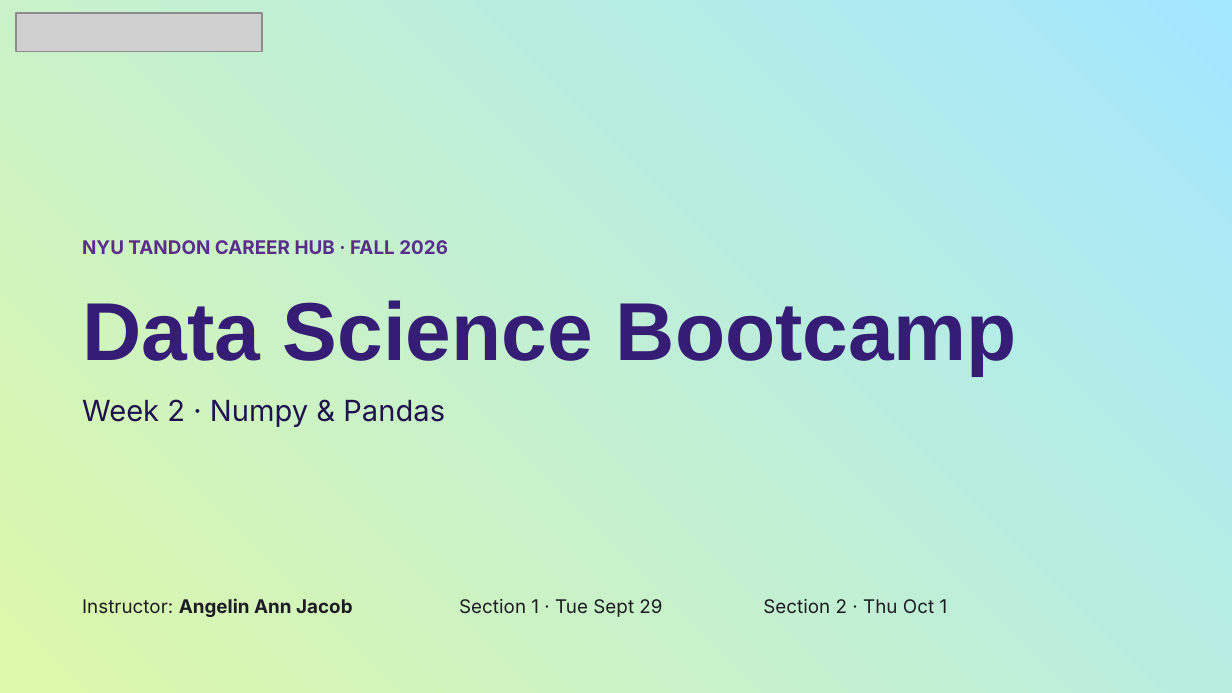
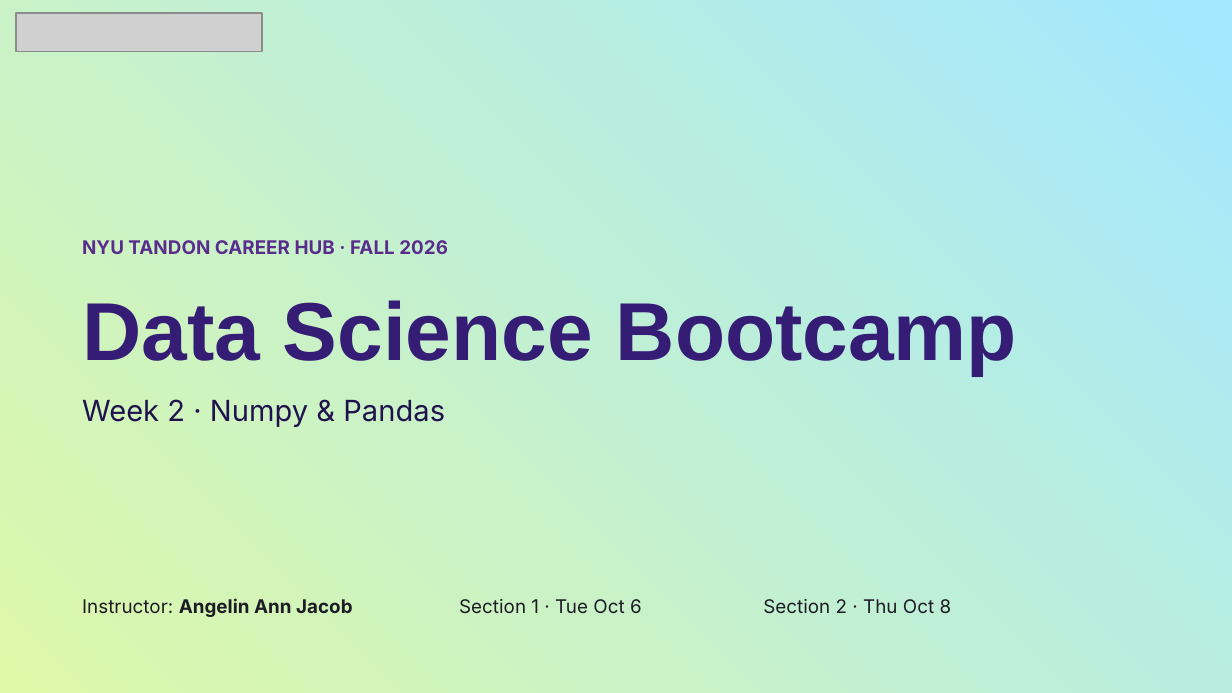
Before and after one commit to angelin-jacob/NYU-Tandon-Career-Hub-Fall-2026-Data-Science-Bootcamp, a slide deck: slide 1 of Week_2/Slides/Week 2.pptx. Drawn at 1232x693 pixels with LibreOffice and Linux fonts; fonts in the diff are those of the drawing; grey boxes stand for pictures. Boxes give left, top, right and bottom in pixels: in the first picture for what was removed or moved away, otherwise in the second. Text is boxed around its words. In the diff, an @@ line names an element or a change of style, - is before the commit and + after.

```diff
--- a/Week_2/Slides/Week 2.pptx
+++ b/Week_2/Slides/Week 2.pptx
@@ text at <box>459,599,642,613</box>: text changed @@
-Section 1 · Tue Sept 29
+Section 1 · Tue Oct 6
@@ text at <box>763,599,952,614</box>: text changed @@
-Section 2 · Thu Oct 1
+Section 2 · Thu Oct 8
```
